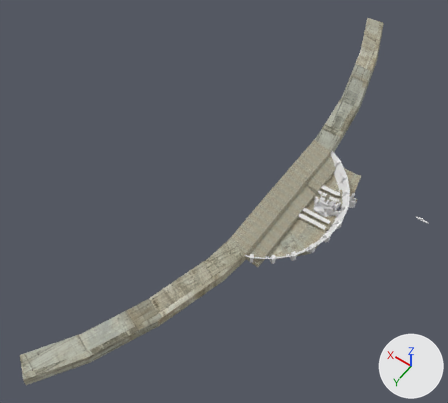
Renders of the FBX model Assets/Environment/Unique/Scene_A/SM_Scene_A_Blockout00.fbx from each side of a commit.
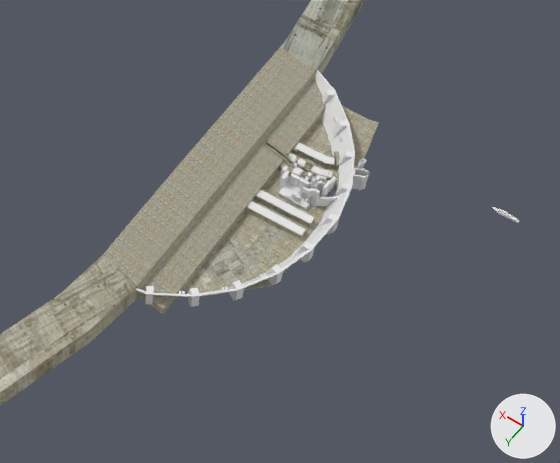
There are two pictures of each version: one whole from a camera (50 mm lens) standing at (-2051.0, 5473.0, 7254.0) and looking at (1243.0, 862.0, 7.0), one close up on the part from 40% to 100% of the width and 29% to 84% of the height. The lights are fixed; the arrows at lower right show +X, +Y and +Z. Where no turn or scale is listed for an object, it has been applied to the vertices.

Names of what the first close-up shows: 'SM_Scene_A_Blockout00'.
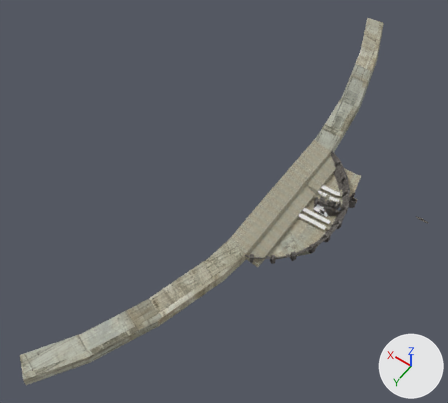
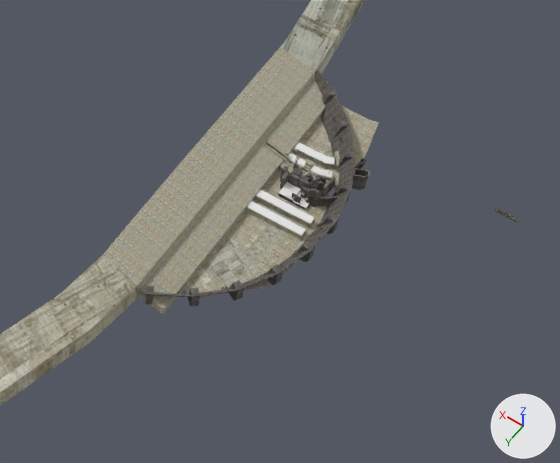
Changed parts and their boxes (x1, y1, x2, y2) in the close-ups (560 x 463 px):
'SM_Scene_A_Blockout00', surface changed (white to grey): (133, 67, 519, 307) in both

The change, as a diff of the scene's bpy script:
```diff
--- a/Assets/Environment/Unique/Scene_A/SM_Scene_A_Blockout00.fbx.py
+++ b/Assets/Environment/Unique/Scene_A/SM_Scene_A_Blockout00.fbx.py
@@ img_t_roughconcretemacro_1_png @@
+img_t_roughconcretemacro_1_png = load_image('T_RoughConcreteMacro 1.png', '../../../Textures/Surfaces/T_RoughConcreteMacro 1.png', 1024, 1024, 'sRGB')
@@ mat_concreteeclatax1 @@
 mat_concreteeclatax1 = principled_material('ConcreteEclatax1')
-mat_concreteeclatax1.base_color = (0.8, 0.8, 0.8)  # white #e7e7e7
+mat_concreteeclatax1.texture = img_t_roughconcretemacro_1_png
 mat_concreteeclatax1.roughness = 1.0
```
